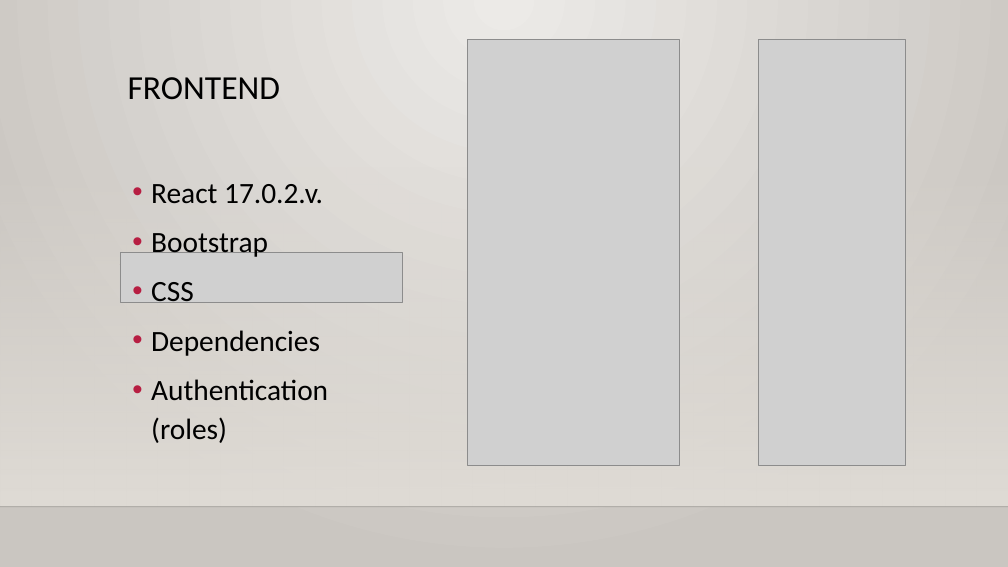
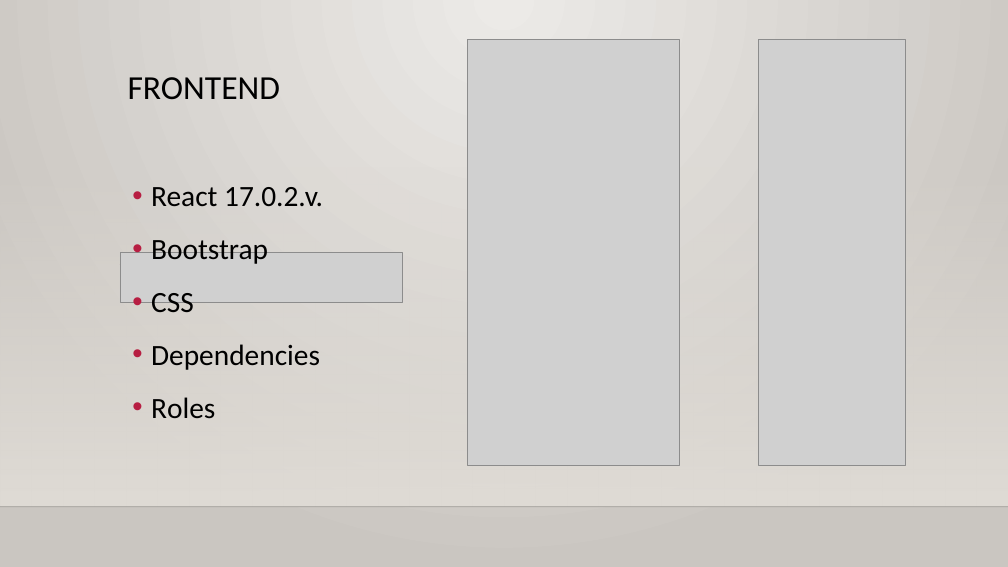
Before and after one commit to MoriczJanos113C/TechShop, a slide deck: slide 6 of project dokumentumok/Projekt bemutató.pptx. Drawn at 1008x567 pixels with LibreOffice and Linux fonts; fonts in the diff are those of the drawing; grey boxes stand for pictures; background and template pictures are left out. Boxes give left, top, right and bottom in pixels: in the first picture for what was removed or moved away, otherwise in the second. Text is boxed around its words. In the diff, an @@ line names an element or a change of style, - is before the commit and + after.

```diff
--- a/project dokumentumok/Projekt bemutató.pptx
+++ b/project dokumentumok/Projekt bemutató.pptx
@@ text at [151,187,323,370]: line spacing 1.1 to 1.2 @@
@@ text at [151,397,215,419]: text changed @@
-• Authentication (roles)
+• Roles
```
Also in this commit, not shown: 5 other slides changed, 8 other files.
